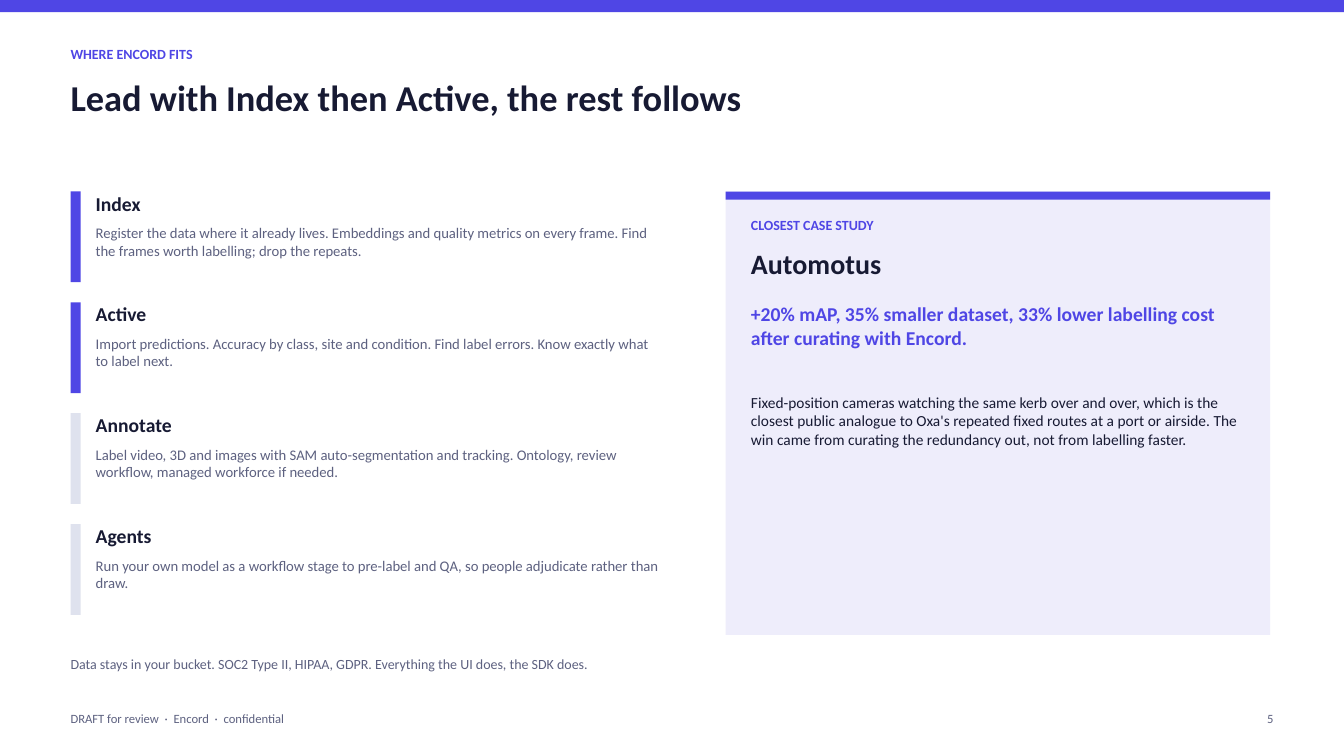
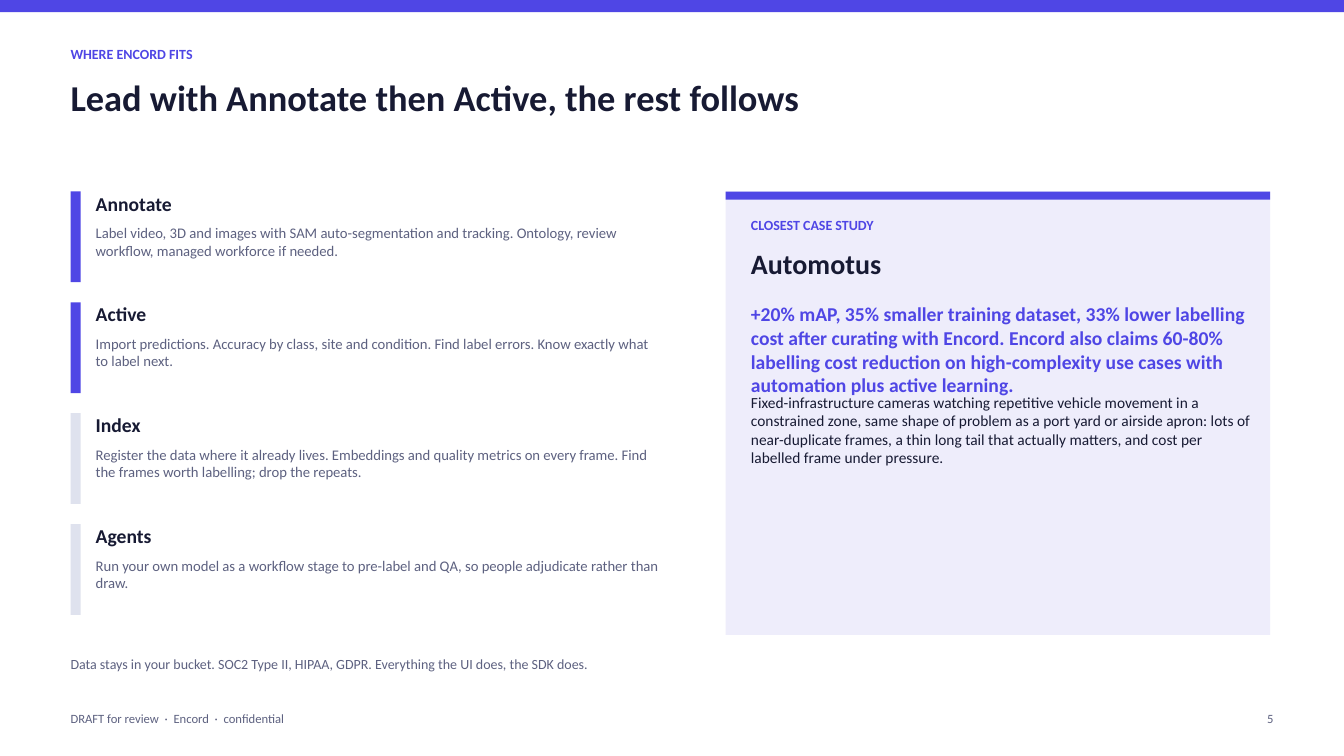
Before and after one commit to qaisak/signal-desk, a slide deck: slide 5 of docs/briefs/oxa.pptx. Drawn at 1344x756 pixels with LibreOffice and Linux fonts; fonts in the diff are those of the drawing. Boxes give left, top, right and bottom in pixels: in the first picture for what was removed or moved away, otherwise in the second. Text is boxed around its words. In the diff, an @@ line names an element or a change of style, - is before the commit and + after.

```diff
--- a/docs/briefs/oxa.pptx
+++ b/docs/briefs/oxa.pptx
@@ text at (x1=71, y1=85, x2=799, y2=116): text changed @@
-Lead with Index then Active, the rest follows
+Lead with Annotate then Active, the rest follows
@@ text at (x1=96, y1=198, x2=172, y2=211): text changed @@
-Index
+Annotate
@@ text at (x1=96, y1=228, x2=617, y2=259): text changed @@
-Register the data where it already lives. Embeddings and quality metrics on every frame. Find the frames worth labelling; drop the repeats.
+Label video, 3D and images with SAM auto-segmentation and tracking. Ontology, review workflow, managed workforce if needed.
@@ text at (x1=751, y1=307, x2=1244, y2=398): text changed @@
-+20% mAP, 35% smaller dataset, 33% lower labelling cost after curating with Encord.
++20% mAP, 35% smaller training dataset, 33% lower labelling cost after curating with Encord. Encord also claims 60-80% labelling cost reduction on high-complexity use cases with automation plus active learning.
@@ text at (x1=96, y1=418, x2=141, y2=432): text changed @@
-Annotate
+Index
@@ text at (x1=751, y1=395, x2=1250, y2=466): text changed @@
-Fixed-position cameras watching the same kerb over and over, which is the closest public analogue to Oxa's repeated fixed routes at a port or airside. The win came from curating the redundancy out, not from labelling faster.
+Fixed-infrastructure cameras watching repetitive vehicle movement in a constrained zone, same shape of problem as a port yard or airside apron: lots of near-duplicate frames, a thin long tail that actually matters, and cost per labelled frame under pressure.
@@ text at (x1=96, y1=450, x2=647, y2=480): text changed @@
-Label video, 3D and images with SAM auto-segmentation and tracking. Ontology, review workflow, managed workforce if needed.
+Register the data where it already lives. Embeddings and quality metrics on every frame. Find the frames worth labelling; drop the repeats.
```
Also in this commit, not shown: 6 other slides changed, 9 other files.
